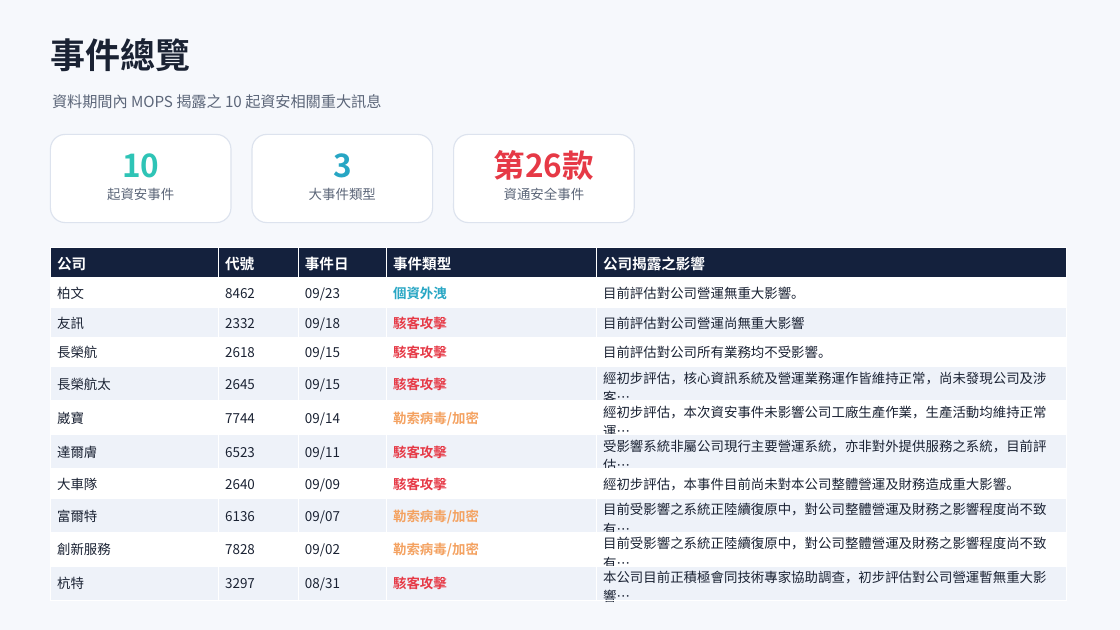
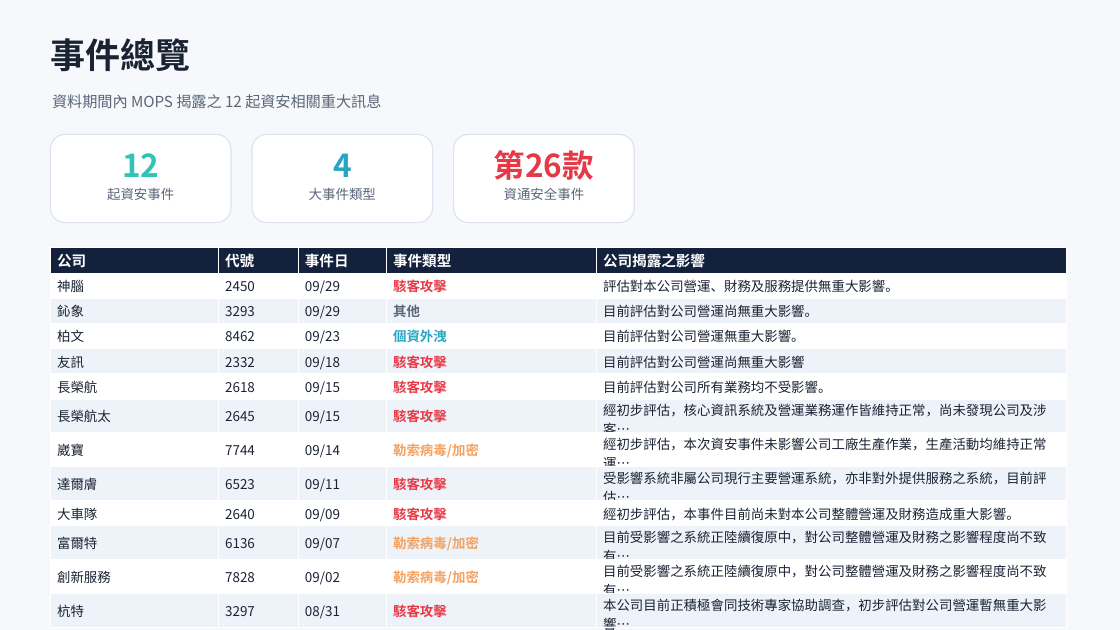
Before and after one commit to Johnnylin77/mops-isec-monitor, a slide deck: slide 2 of 資安事件因應分析.pptx. Drawn at 1120x630 pixels with LibreOffice and Linux fonts; fonts in the diff are those of the drawing. Boxes give left, top, right and bottom in pixels: in the first picture for what was removed or moved away, otherwise in the second. Text is boxed around its words. In the diff, an @@ line names an element or a change of style, - is before the commit and + after.

Commit message:
MOPS report: 2026-09-30

```diff
--- a/資安事件因應分析.pptx
+++ b/資安事件因應分析.pptx
@@ text at [52, 94, 381, 108]: text changed @@
-資料期間內 MOPS 揭露之 10 起資安相關重大訊息
+資料期間內 MOPS 揭露之 12 起資安相關重大訊息
@@ text at [122, 153, 159, 177]: text changed @@
-10
+12
@@ text at [333, 153, 352, 177]: text changed @@
-3
+4
@@ table at [50, 248, 1067, 630] @@
+row 2: 神腦 | 2450 | 09/29 | 駭客攻擊 | 評估對本公司營運、財務及服務提供無重大影響。
+row 3: 鈊象 | 3293 | 09/29 | 其他 | 目前評估對公司營運尚無重大影響。
```
Also in this commit, not shown: 6 other slides changed, 2 other files.
